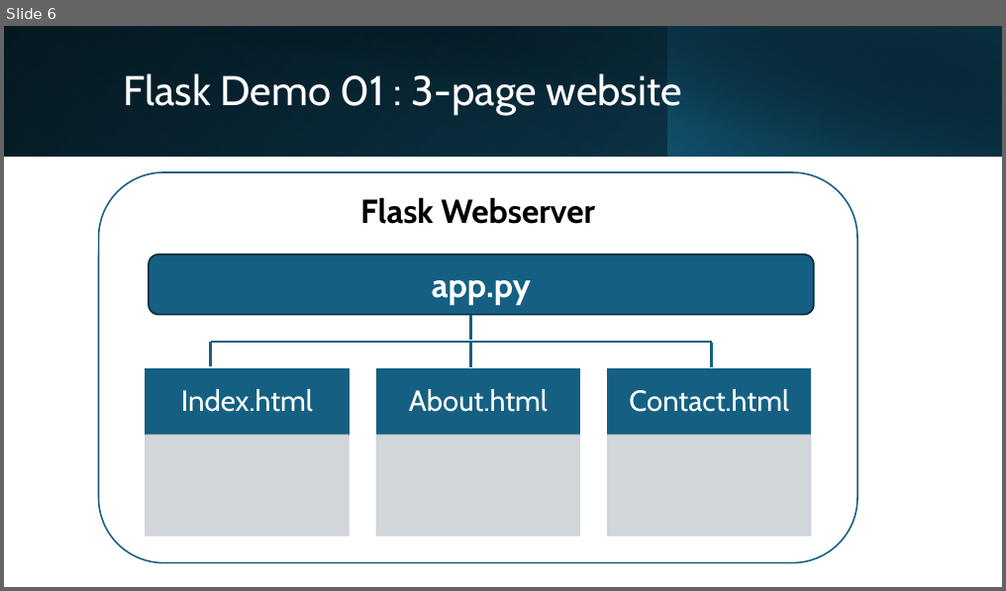
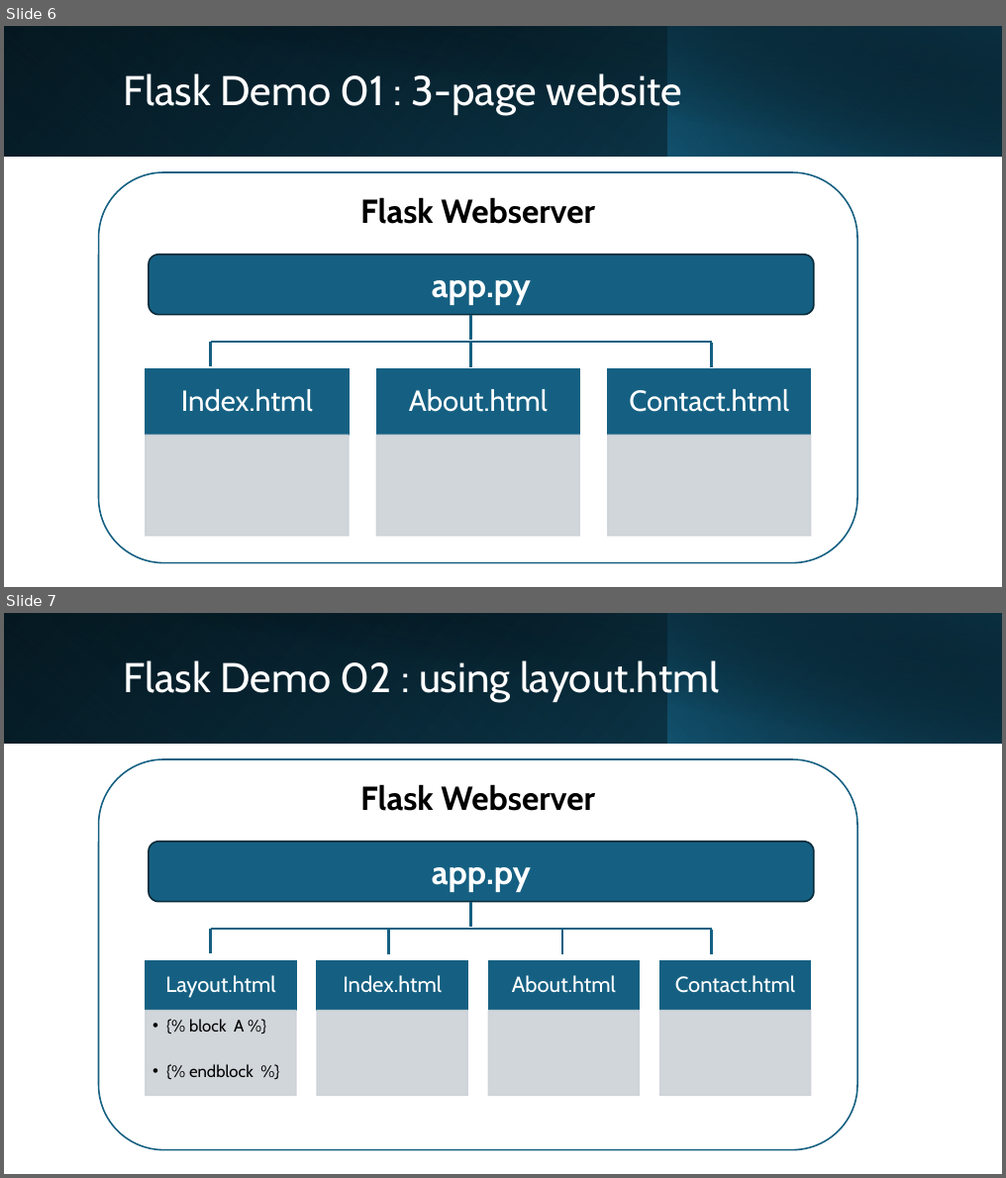
Before and after one commit to Komals-Code4All/MASTER-Flask, a slide deck: L3 Python U00 Flask.pptx. Shown one above the other, each under a label of ours: slide 6 before the commit, slides 6 and 7 after it. The pictures are 1006x591 and 1006x1178 pixels, drawn with LibreOffice and Linux fonts; fonts in the diff are those of the drawing. Boxes give left, top, right and bottom in pixels: in the first picture for what was removed or moved away, otherwise in the second. Text is boxed around its words. In the diff, an @@ line names an element or a change of style, - is before the commit and + after.

```diff
--- a/L3 Python U00 Flask.pptx
+++ b/L3 Python U00 Flask.pptx
@@ slide 7 added at (x1=4, y1=613, x2=1002, y2=1174), background #FFFFFF @@
@@ rectangle added at (x1=4, y1=613, x2=1002, y2=744), fill gradient #000000 to #104862 @@
@@ rectangle added at (x1=4, y1=613, x2=668, y2=744), fill gradient #156082 to #0B3041 @@
@@ rectangle added at (x1=42, y1=613, x2=1002, y2=744), fill gradient #000000 to #0B3041 @@
@@ rectangle added at (x1=668, y1=613, x2=1002, y2=744), fill gradient #156082 to #000000 @@
@@ title added at (x1=124, y1=661, x2=719, y2=702), 40 pt, text #FFFFFF @@
+Flask Demo 02 : using layout.html
@@ rounded rectangle added at (x1=98, y1=760, x2=857, y2=1151), fill #FFFFFF, outline #156082 1.5 pt, 32 pt, text #000000, bold @@
+Flask Webserver
@@ rounded rectangle added at (x1=149, y1=842, x2=814, y2=902), fill #156082, outline #092A39 1.5 pt, 32 pt, text #FFFFFF, bold @@
+app.py
@@ line added from (471, 927) to (471, 902), #156082 2.25 pt @@
@@ line added from (211, 929) to (712, 929), #156082 2.25 pt @@
@@ line added from (211, 954) to (211, 929), #156082 2.25 pt @@
@@ line added from (389, 956) to (389, 930), #156082 2.25 pt @@
@@ line added from (562, 956) to (562, 930), #156082 2.25 pt @@
@@ line added from (712, 956) to (712, 930), #156082 2.25 pt @@
@@ group added at (x1=146, y1=961, x2=810, y2=1095): 8 rectangles, 5 texts @@
+Layout.html
+  • {% block A %}
+  • {% endblock %}
+Index.html
+About.html
+Contact.html
```
Also in this commit, not shown: 2 other files.
